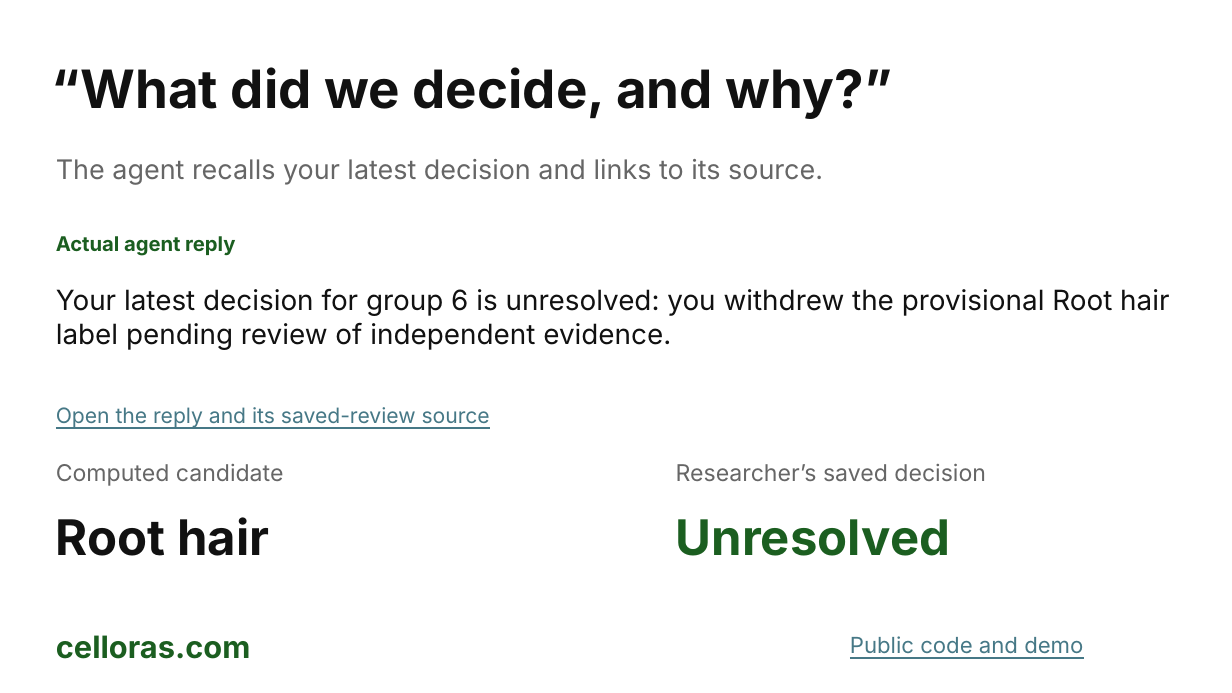
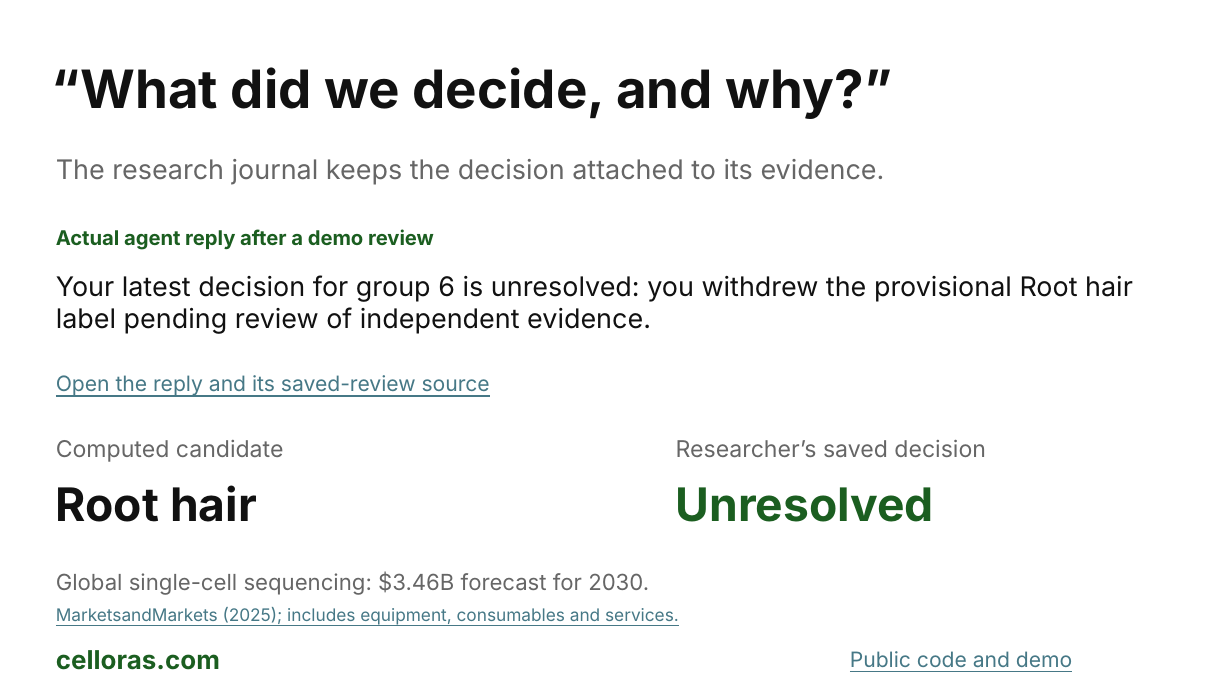
Before and after one commit to mpckkk/2026_GenAI, a slide deck: slide 4 of docs/pitchdeck/Celloras-Pitch-Deck.pptx. Drawn at 1232x693 pixels with LibreOffice and Linux fonts; fonts in the diff are those of the drawing. Boxes give left, top, right and bottom in pixels: in the first picture for what was removed or moved away, otherwise in the second. Text is boxed around its words. In the diff, an @@ line names an element or a change of style, - is before the commit and + after.

Commit message:
Ground pitch in the real soybean root-hair investigation

```diff
--- a/docs/pitchdeck/Celloras-Pitch-Deck.pptx
+++ b/docs/pitchdeck/Celloras-Pitch-Deck.pptx
@@ text at [56, 159, 885, 185]: text changed @@
-The agent recalls your latest decision and links to its source.
+The research journal keeps the decision attached to its evidence.
@@ text at [56, 229, 434, 250]: text changed @@
-Actual agent reply
+Actual agent reply after a demo review
@@ text "Your latest decision for group ...": place and size @@
-text "Your latest decision for group ..." at [56, 288, 1169, 350]
+text "Your latest decision for group ..." at [56, 275, 1133, 334]
@@ text "Your latest decision for group ..." at [56, 275, 1133, 334]: size 21.8 to 21 pt @@
@@ text "Open the reply and its ...": place and size @@
-text "Open the reply and its ..." at [56, 407, 490, 429]
+text "Open the reply and its ..." at [56, 375, 490, 397]
@@ text "Computed candidate": place and size @@
-text "Computed candidate" at [56, 464, 284, 486]
+text "Computed candidate" at [56, 440, 284, 462]
@@ text "Researcher’s saved decision": place and size @@
-text "Researcher’s saved decision" at [676, 464, 986, 482]
+text "Researcher’s saved decision" at [676, 440, 986, 458]
@@ text "Root hair": place and size @@
-text "Root hair" at [56, 517, 269, 556]
+text "Root hair" at [56, 485, 257, 522]
@@ text "Root hair" at [56, 485, 257, 522]: size 38.2 to 36 pt @@
@@ text "Unresolved" at [676, 487, 934, 522]: size 38.2 to 36 pt @@
@@ text "Unresolved": place and size @@
-text "Unresolved" at [676, 519, 951, 556]
+text "Unresolved" at [676, 487, 934, 522]
@@ text added at [56, 571, 649, 595], 17.2 pt, text #666666 @@
+Global single-cell sequencing: $3.46B forecast for 2030.
@@ text added at [56, 607, 679, 626], 13.5 pt, text #467886, underline @@
+MarketsandMarkets (2025); includes equipment, consumables and services.
@@ text "celloras.com": place and size @@
-text "celloras.com" at [56, 635, 251, 659]
+text "celloras.com" at [56, 650, 220, 670]
@@ text "celloras.com" at [56, 650, 220, 670]: size 24 to 20.2 pt @@
@@ text "Public code and demo": place and size @@
-text "Public code and demo" at [850, 636, 1083, 659]
+text "Public code and demo" at [850, 651, 1072, 672]
@@ text "Public code and demo" at [850, 651, 1072, 672]: size 17.2 to 16.5 pt @@
```
Also in this commit, not shown: 1 other slide changed, 2 slides added, 2 slides removed, 8 other files.
